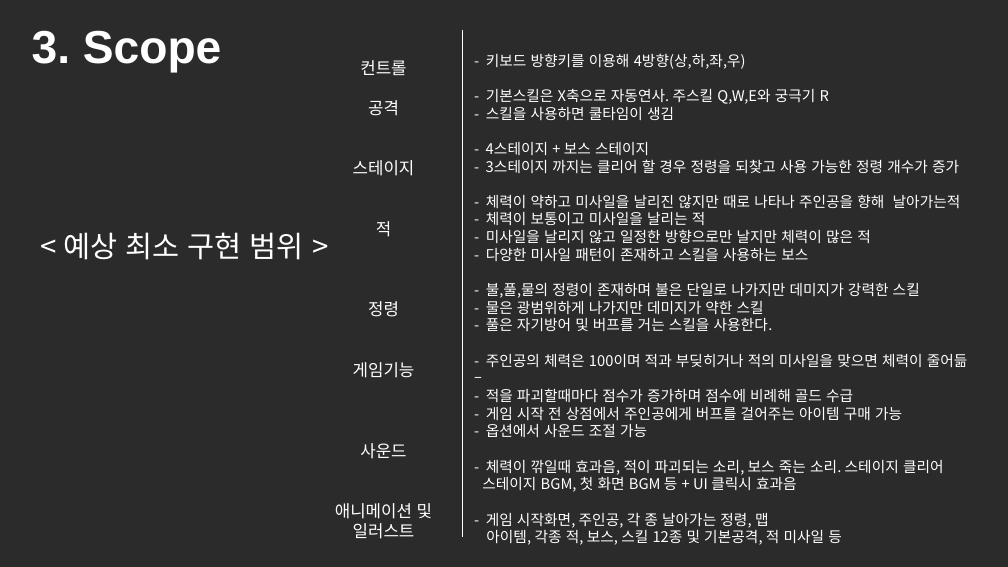
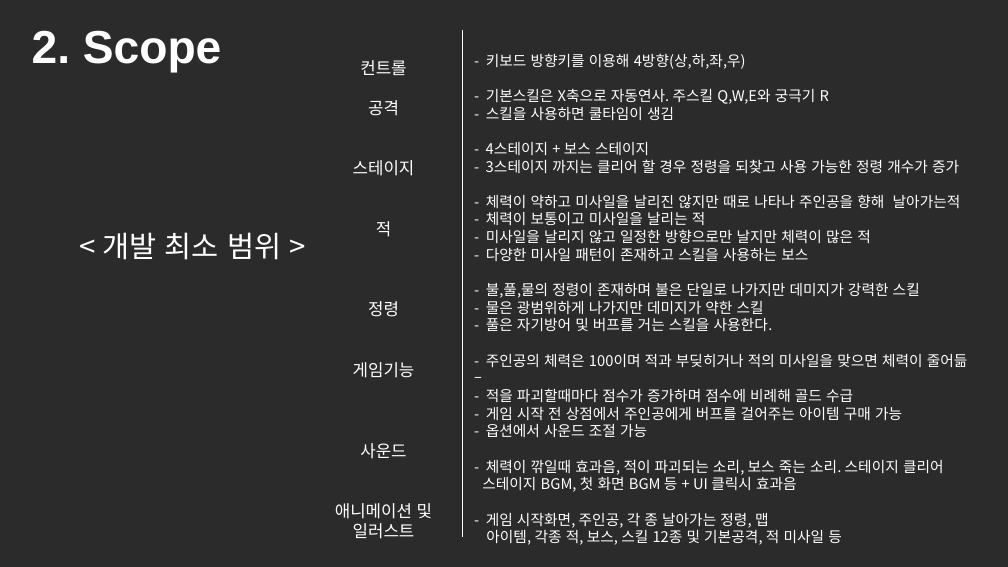
Before and after one commit to dahyun-gwon/dahyungwon, a slide deck: slide 3 of 2D프로그래밍 중간.pptx (slide 5 before the commit). Drawn at 1008x567 pixels with LibreOffice and Linux fonts; fonts in the diff are those of the drawing; background and template pictures are left out; a plain dark background stands for a picture behind light text. Boxes give left, top, right and bottom in pixels: in the first picture for what was removed or moved away, otherwise in the second. Text is boxed around its words. In the diff, an @@ line names an element or a change of style, - is before the commit and + after.

```diff
--- a/2D프로그래밍 중간.pptx
+++ b/2D프로그래밍 중간.pptx
@@ text at (x1=32, y1=30, x2=221, y2=72): text changed @@
-3. Scope
+2. Scope
@@ text at (x1=103, y1=232, x2=281, y2=260): text changed @@
-< 예상 최소 구현 범위 >
+< 개발 최소 범위 >
```
Also in this commit, not shown: 1 other slide changed, 2 slides added, 4 slides removed, 5 other files.
